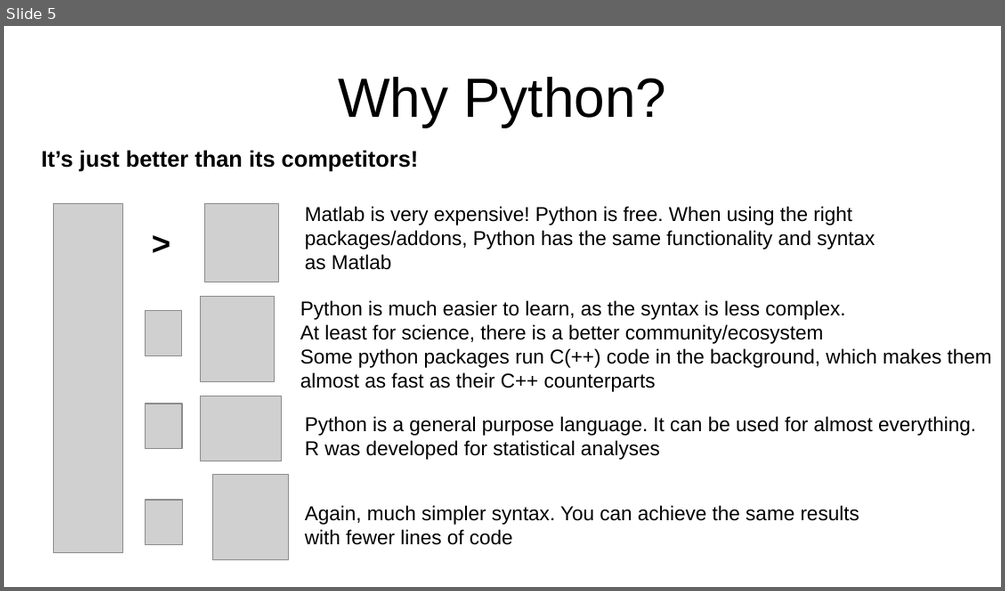
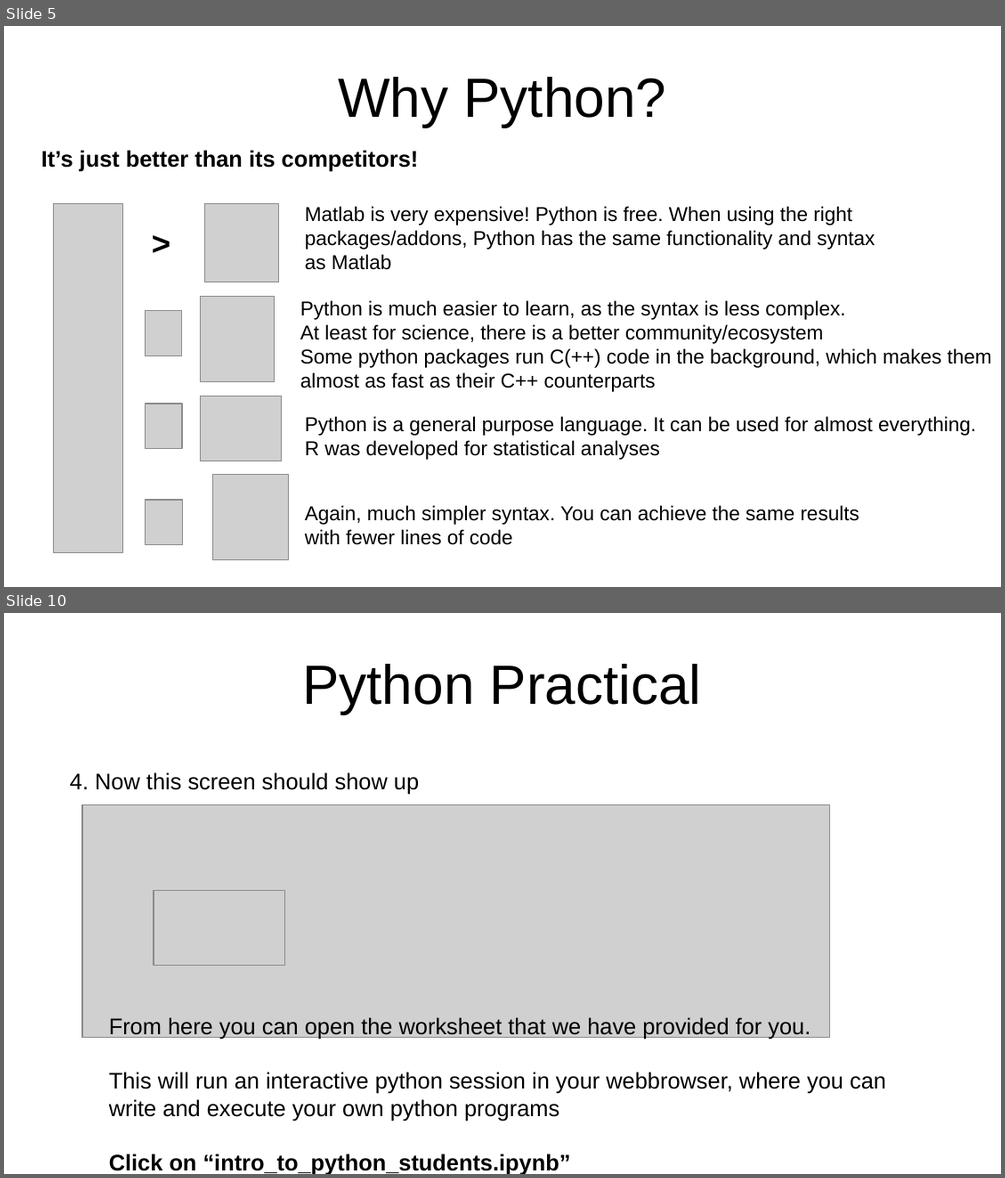
Before and after one commit to TimoFlesch/intro2python, a slide deck: slides.odp. Shown one above the other, each under a label of ours: slide 5 before the commit, slides 5 and 10 after it; the slides between them are not shown. The pictures are 1005x591 and 1005x1178 pixels, drawn with LibreOffice and Linux fonts; fonts in the diff are those of the drawing; grey boxes stand for pictures. Boxes give left, top, right and bottom in pixels: in the first picture for what was removed or moved away, otherwise in the second. Text is boxed around its words. In the diff, an @@ line names an element or a change of style, - is before the commit and + after.

```diff
--- a/slides.odp
+++ b/slides.odp
@@ slide 10 added at (x1=4, y1=613, x2=1001, y2=1174), background #FFFFFF @@
@@ title added at (x1=302, y1=664, x2=702, y2=714), 44 pt, text #000000 @@
+Python Practical
@@ text added at (x1=70, y1=772, x2=419, y2=794), 18 pt, text #000000 @@
+4. Now this screen should show up
@@ picture added at (x1=82, y1=805, x2=831, y2=1038) @@
@@ picture added at (x1=154, y1=891, x2=284, y2=965) @@
@@ text added at (x1=109, y1=1017, x2=886, y2=1174), 18 pt, text #000000 @@
+From here you can open the worksheet that we have provided for you.
+This will run an interactive python session in your webbrowser, where you can
+write and execute your own python programs
+Click on “intro_to_python_students.ipynb”
```
Also in this commit, not shown: 10 other slides added, 1 slide removed, 1 other file.
